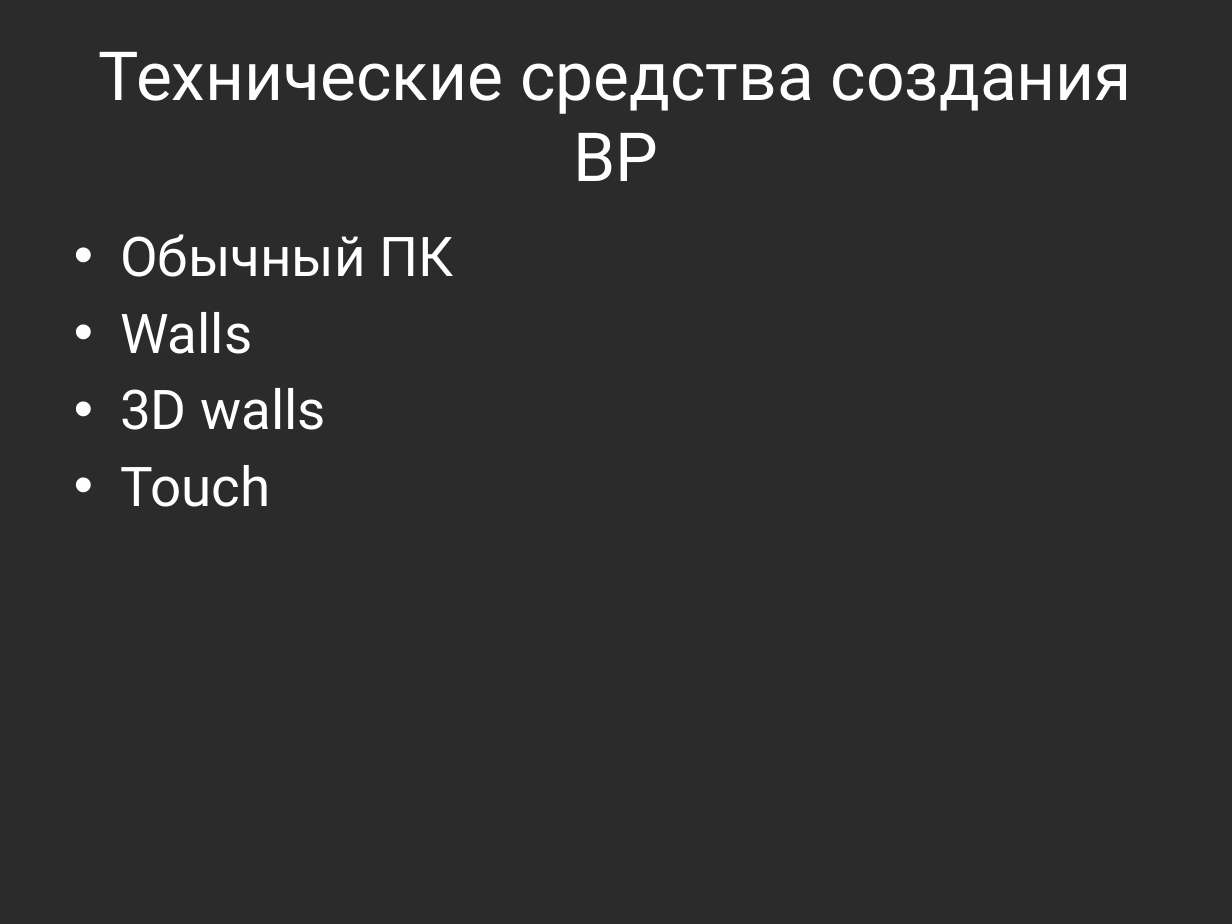
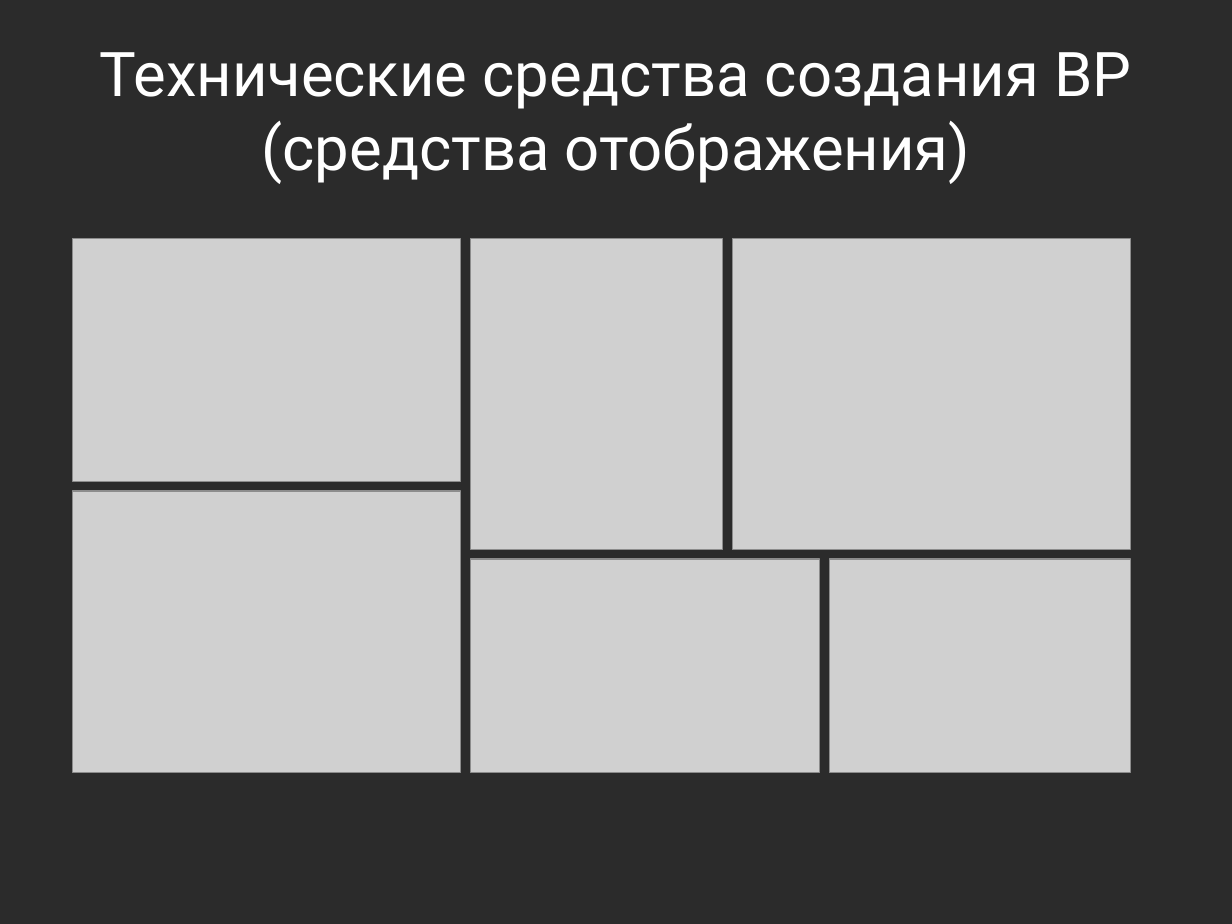
Before and after one commit to yaceq/quadro-xds, a slide deck: slide 5 of Docs/IT_Moscow.pptx. Drawn at 1232x924 pixels with LibreOffice and Linux fonts; fonts in the diff are those of the drawing; grey boxes stand for pictures; background and template pictures are left out; a plain dark background stands for a picture behind light text. Boxes give left, top, right and bottom in pixels: in the first picture for what was removed or moved away, otherwise in the second. Text is boxed around its words. In the diff, an @@ line names an element or a change of style, - is before the commit and + after.

```diff
--- a/Docs/IT_Moscow.pptx
+++ b/Docs/IT_Moscow.pptx
@@ title at (x1=100, y1=52, x2=1131, y2=184): text changed; size 39.6 to 36 pt @@
-Технические средства создания ВР
+Технические средства создания ВР (средства отображения)
@@ picture added at (x1=73, y1=239, x2=461, y2=482) @@
@@ text removed at (x1=120, y1=234, x2=454, y2=507) @@
-• Обычный ПК
-• Walls
-• 3D walls
-• Touch
@@ picture added at (x1=471, y1=239, x2=723, y2=549) @@
@@ picture added at (x1=732, y1=239, x2=1130, y2=549) @@
@@ picture added at (x1=73, y1=492, x2=461, y2=772) @@
@@ picture added at (x1=471, y1=559, x2=819, y2=772) @@
@@ picture added at (x1=829, y1=559, x2=1130, y2=772) @@
```
Also in this commit, not shown: 3 other slides changed, 1 slide added, 1 slide removed, 25 other files.
